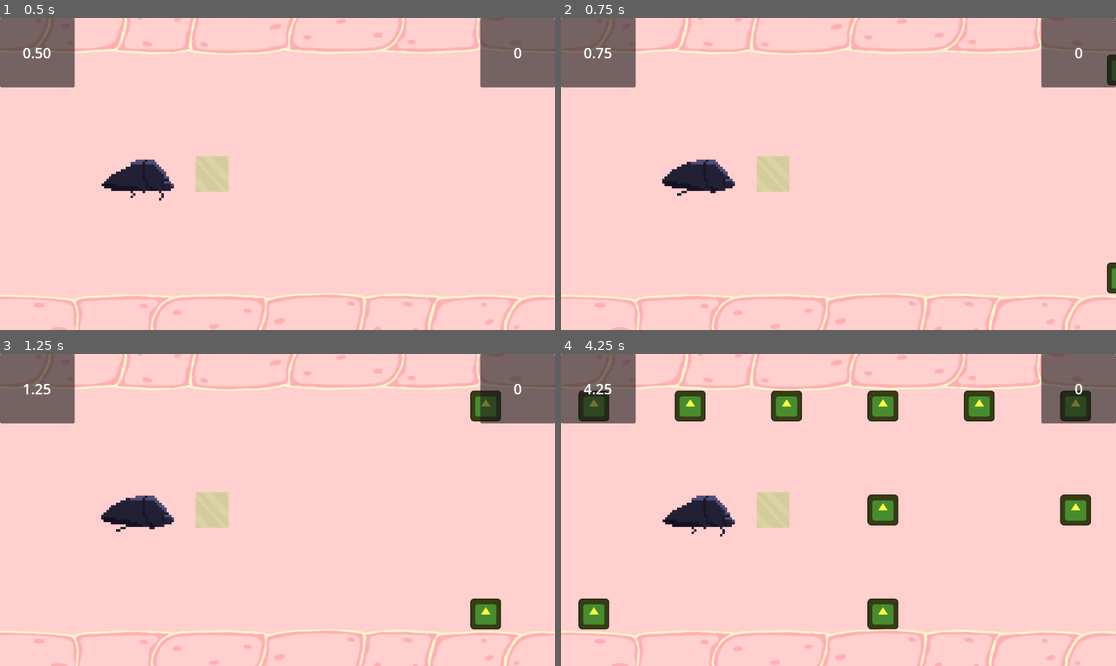
Above: before the commit, frames 1-4 (two rows, left to right).
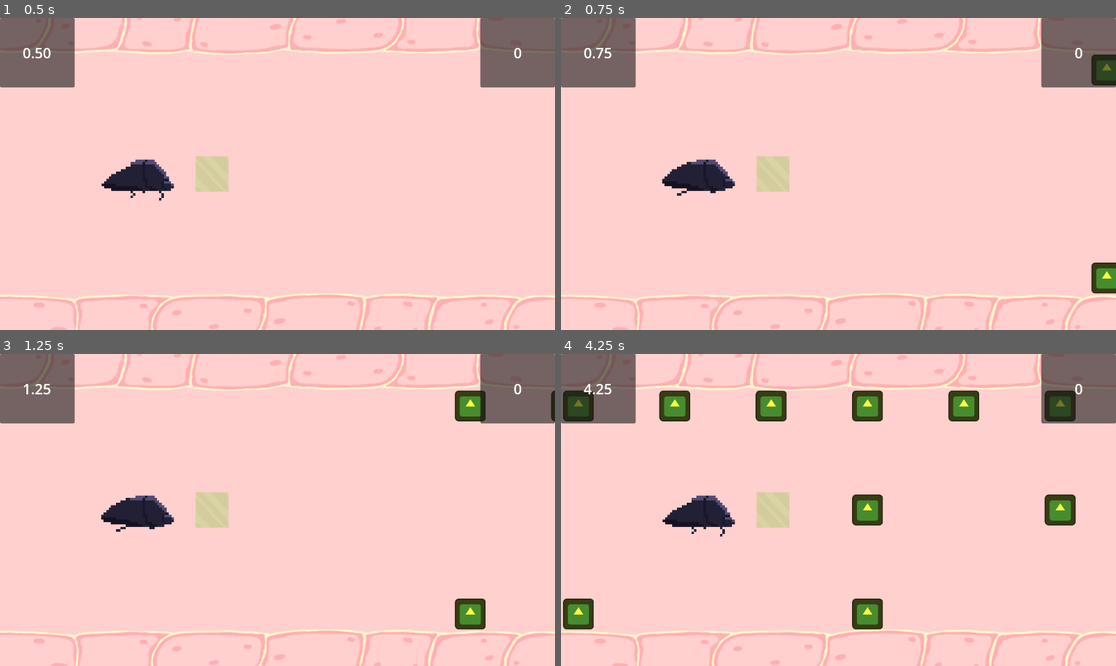
Above: after the commit, the same moments.

Repository: milnej/EscapeFromFrog
Game: Godot game, scene res://Scene/guts.tscn
The game is run twice, just before and just after one commit, with the same random seed, the same clock (stepped at 60 frames per second) and the same inputs. The engine's default icon, where the game draws it, is replaced by a stand-in: a white triangle on a blue panel in a dark square.
Inputs:
- Up to frame 1 (0.5 s): no input
- Up to frame 2 (0.75 s): hold L (note_right) from 0.53 s (still down); tap Space (beetle_attack) at 0.6 s
- Up to frame 3 (1.25 s): keep holding L (note_right)
- Up to frame 4 (4.25 s): release L (note_right) at 1.28 s; hold S (beetle_down) 1.28-2.03 s; tap Space (beetle_attack) every 0.75 s from 1.35 to 3.6 s; hold L (note_right) 2.03-2.78 s; hold W (beetle_up) 2.78-3.53 s; hold A (note_left) from 3.53 s (still down)

Frame 1 is identical in both runs. In frame 2, 0.7% of the frame differs, in the area x 95-100%, y 11-89%; in frame 3, 1.4%; in frame 4, 6.8%, in the area x 0-96%, y 11-89%.

Commit message:
implemented note collection sfx
also fixes guts manager bug

Diff:
--- /dev/null
+++ b/Scene/NoteCollectionPlayer.gd
@@ -0,0 +1,4 @@
+class_name NoteCollectionPlayer extends AudioStreamPlayer
+
+func on_note_collected():
+	play()
--- a/Scene/acid.tscn
+++ b/Scene/acid.tscn
@@ -13,6 +13,7 @@
 [node name="Sprite2D" type="Sprite2D" parent="."]
 modulate = Color(0, 1, 0, 1)
 texture_filter = 1
+position = Vector2(-32, 0)
 texture = ExtResource("2_40raq")
 
 [node name="Area2D" type="Area2D" parent="Sprite2D"]
--- a/Scene/beetle_trapped.tscn
+++ b/Scene/beetle_trapped.tscn
@@ -11,6 +11,7 @@
 
 [node name="Sprite2D" type="Sprite2D" parent="."]
 modulate = Color(1, 1, 0.247059, 1)
+position = Vector2(-32, 0)
 scale = Vector2(0.5, 0.5)
 texture = ExtResource("2_xxukw")
 
--- a/Scene/breakable_flesh.tscn
+++ b/Scene/breakable_flesh.tscn
@@ -8,9 +8,13 @@
 
 [node name="Note" type="Node2D"]
 script = ExtResource("1_munt2")
+line = null
+note_number = null
+points_value = null
 
 [node name="Sprite2D" type="Sprite2D" parent="."]
 modulate = Color(1, 1, 0.247059, 1)
+position = Vector2(-32, 0)
 scale = Vector2(0.5, 0.5)
 texture = ExtResource("2_xejaf")
 
--- a/Scene/guts.tscn
+++ b/Scene/guts.tscn
@@ -9,6 +9,8 @@
 [ext_resource type="Script" path="res://Scene/BeetleNotePicker.gd" id="6_rirdj"]
 [ext_resource type="AudioStream" uid="uid://dscgekfsiivcj" path="res://Resources/Music/198bpm_4-4_GwaGwasSillyLittleStomach_ForReallyRealThisTimeTM.wav" id="8_2ks02"]
 [ext_resource type="Texture2D" uid="uid://c60nxtpbnxm0r" path="res://Resources/Background/top_bottom.png" id="9_2fyvu"]
+[ext_resource type="AudioStream" uid="uid://vkqh2wssp7cw" path="res://Resources/Sound Effects/SCJ24Frog_SFX_Note Collection.wav" id="10_h6cyb"]
+[ext_resource type="Script" path="res://Scene/NoteCollectionPlayer.gd" id="11_wqek8"]
 
 [sub_resource type="AtlasTexture" id="AtlasTexture_8vcnx"]
 atlas = ExtResource("3_rg1yr")
@@ -80,7 +82,6 @@
 [node name="Guts" type="Node2D"]
 
 [node name="GutsManager" parent="." instance=ExtResource("1_hg52k")]
-unique_name_in_owner = true
 
 [node name="UI" type="CanvasLayer" parent="."]
 
@@ -175,6 +176,12 @@
 [node name="Camera2D" type="Camera2D" parent="."]
 scale = Vector2(1.54995, 3.13191)
 
-[node name="AudioStreamPlayer" type="AudioStreamPlayer" parent="."]
+[node name="MusicPlayer" type="AudioStreamPlayer" parent="."]
 stream = ExtResource("8_2ks02")
+volume_db = -6.0
 autoplay = true
+
+[node name="SFXPlayer" type="AudioStreamPlayer" parent="."]
+stream = ExtResource("10_h6cyb")
+volume_db = -9.0
+script = ExtResource("11_wqek8")
--- a/Scripts/acid.gd
+++ b/Scripts/acid.gd
@@ -1,4 +1,6 @@
-extends "res://Scripts/note.gd"
+extends Note
 
 func collect():
+	super.collect()
+
 	pass
--- a/Scripts/beetle_trapped.gd
+++ b/Scripts/beetle_trapped.gd
@@ -1 +1 @@
-extends "res://Scripts/note.gd"
+extends Note
--- a/Scripts/breakable_flesh.gd
+++ b/Scripts/breakable_flesh.gd
@@ -1 +1 @@
-extends "res://Scripts/note.gd"
+extends Note
--- a/Scripts/note.gd
+++ b/Scripts/note.gd
@@ -1,6 +1,7 @@
-extends Node2D
+class_name Note extends Node2D
 
-@onready var guts_manager: Node = %GutsManager
+var guts_manager: Node
+var sfx_player: NoteCollectionPlayer
 @export var line: int
 @export var note_number: int
 @export var points_value: int = 1
@@ -10,6 +11,8 @@
 var note_picker: Note_Picker
 var LANE_DISTANCE: int = 185
 
+signal note_collected
+
 # Called when the node enters the scene tree for the first time.
 func _ready():
 	if (guts_manager != null and !guts_manager.is_node_ready()):
@@ -17,6 +20,11 @@
 	LANE_DISTANCE = GlobalVars.vertical_position_increments
 	set_note_position()
 
+	# please do not look at this it is disgusting :)
+	var root_node = get_tree().root.get_node("Guts")
+	guts_manager = root_node.get_node("GutsManager")
+	sfx_player = root_node.get_node("SFXPlayer")
+	note_collected.connect(sfx_player.on_note_collected)
 
 # Called every frame. 'delta' is the elapsed time since the previous frame.
 func _process(delta):
@@ -41,6 +49,7 @@
 				is_collected = true
 				note_picker.is_collecting = false
 				SignalBus.note_collected.emit(points_value)
+				note_collected.emit()
 				queue_free()
 
 func _on_area_2d_area_entered(area):
--- a/note.tscn
+++ b/note.tscn
@@ -11,6 +11,7 @@
 
 [node name="Sprite2D" type="Sprite2D" parent="."]
 modulate = Color(1, 1, 0.247059, 1)
+position = Vector2(-32, 0)
 scale = Vector2(0.5, 0.5)
 texture = ExtResource("1_nq5ql")
 
--- a/project.godot
+++ b/project.godot
@@ -38,6 +38,26 @@
 "events": [Object(InputEventKey,"resource_local_to_scene":false,"resource_name":"","device":-1,"window_id":0,"alt_pressed":false,"shift_pressed":false,"ctrl_pressed":false,"meta_pressed":false,"pressed":false,"keycode":0,"physical_keycode":65,"key_label":0,"unicode":97,"echo":false,"script":null)
 ]
 }
+beetle_top={
+"deadzone": 0.5,
+"events": [Object(InputEventKey,"resource_local_to_scene":false,"resource_name":"","device":-1,"window_id":0,"alt_pressed":false,"shift_pressed":false,"ctrl_pressed":false,"meta_pressed":false,"pressed":false,"keycode":0,"physical_keycode":65,"key_label":0,"unicode":97,"echo":false,"script":null)
+]
+}
+beetle_middle={
+"deadzone": 0.5,
+"events": [Object(InputEventKey,"resource_local_to_scene":false,"resource_name":"","device":-1,"window_id":0,"alt_pressed":false,"shift_pressed":false,"ctrl_pressed":false,"meta_pressed":false,"pressed":false,"keycode":0,"physical_keycode":83,"key_label":0,"unicode":115,"echo":false,"script":null)
+]
+}
+beetle_bottom={
+"deadzone": 0.5,
+"events": [Object(InputEventKey,"resource_local_to_scene":false,"resource_name":"","device":-1,"window_id":0,"alt_pressed":false,"shift_pressed":false,"ctrl_pressed":false,"meta_pressed":false,"pressed":false,"keycode":0,"physical_keycode":68,"key_label":0,"unicode":100,"echo":false,"script":null)
+]
+}
+beetle_attack={
+"deadzone": 0.5,
+"events": [Object(InputEventKey,"resource_local_to_scene":false,"resource_name":"","device":-1,"window_id":0,"alt_pressed":false,"shift_pressed":false,"ctrl_pressed":false,"meta_pressed":false,"pressed":false,"keycode":0,"physical_keycode":32,"key_label":0,"unicode":32,"echo":false,"script":null)
+]
+}
 beetle_up={
 "deadzone": 0.5,
 "events": [Object(InputEventKey,"resource_local_to_scene":false,"resource_name":"","device":-1,"window_id":0,"alt_pressed":false,"shift_pressed":false,"ctrl_pressed":false,"meta_pressed":false,"pressed":false,"keycode":0,"physical_keycode":87,"key_label":0,"unicode":119,"echo":false,"script":null)
@@ -50,11 +70,6 @@
 , Object(InputEventKey,"resource_local_to_scene":false,"resource_name":"","device":-1,"window_id":0,"alt_pressed":false,"shift_pressed":false,"ctrl_pressed":false,"meta_pressed":false,"pressed":false,"keycode":0,"physical_keycode":4194322,"key_label":0,"unicode":0,"echo":false,"script":null)
 ]
 }
-beetle_attack={
-"deadzone": 0.5,
-"events": [Object(InputEventKey,"resource_local_to_scene":false,"resource_name":"","device":-1,"window_id":0,"alt_pressed":false,"shift_pressed":false,"ctrl_pressed":false,"meta_pressed":false,"pressed":false,"keycode":0,"physical_keycode":32,"key_label":0,"unicode":32,"echo":false,"script":null)
-]
-}
 
 [rendering]
 
Not shown, added: Resources/Sound Effects/SCJ24Frog_SFX_Acid Bubble Pop.wav.import
Not shown, added: Resources/Sound Effects/SCJ24Frog_SFX_Break Beetle Out.wav.import
Not shown, added: Resources/Sound Effects/SCJ24Frog_SFX_Flesh Wall Break.wav.import
Not shown, added: Resources/Sound Effects/SCJ24Frog_SFX_Note Collection.wav.import
Not shown, added: Resources/Sound Effects/SCJ24Frog_SFX_Wall Collision Missed.wav.import
Not shown: 1 places in Scene/acid.tscn that only renumber resources
Not shown: 1 places in Scene/breakable_flesh.tscn that only renumber resources
Not shown: 1 places in Scene/guts.tscn that only renumber resources
Not shown, changed: beatMap1.txt
Not shown, added: Resources/Sound Effects/SCJ24Frog_SFX_Acid Bubble Pop.wav
Not shown, added: Resources/Sound Effects/SCJ24Frog_SFX_Break Beetle Out.wav
Not shown, added: Resources/Sound Effects/SCJ24Frog_SFX_Flesh Wall Break.wav
(and 2 more such lines)
